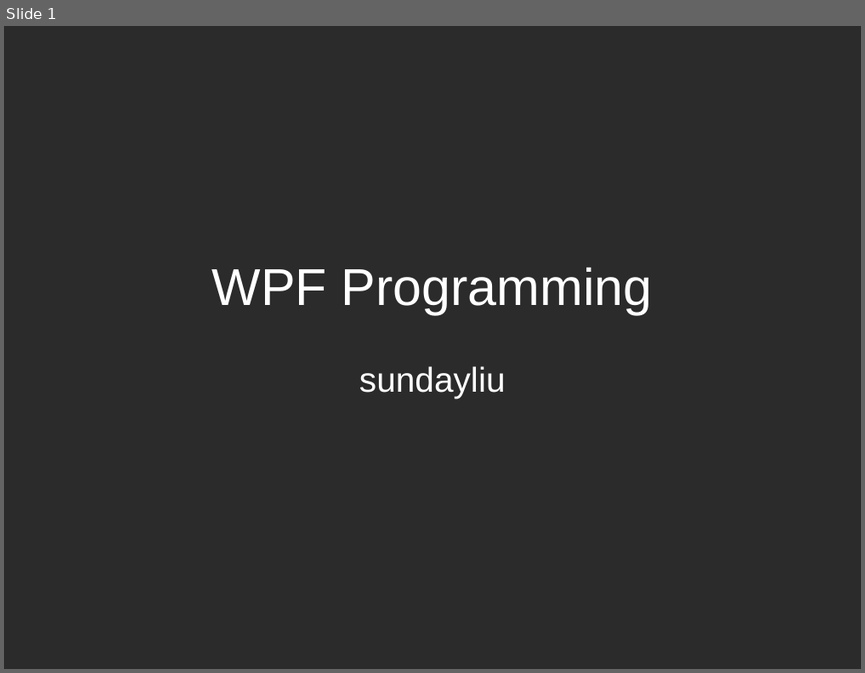
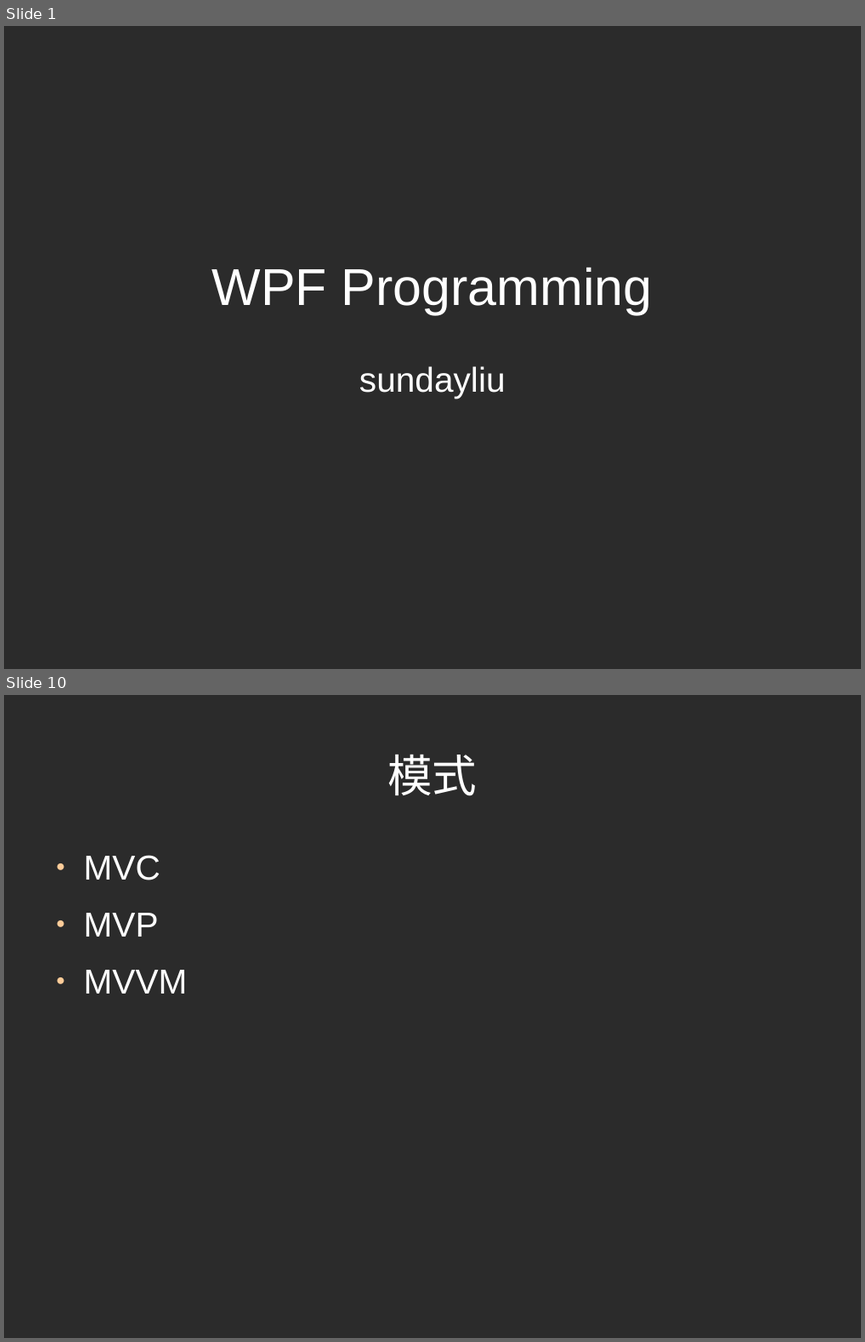
Before and after one commit to martinkro/doc-2017, a slide deck: share/WPF Programming.odp. Shown one above the other, each under a label of ours: slide 1 before the commit, slides 1 and 10 after it; the slides between them are not shown. The pictures are 865x673 and 865x1342 pixels, drawn with LibreOffice and Linux fonts; fonts in the diff are those of the drawing; background and template pictures are left out; a plain dark background stands for a picture behind light text. Boxes give left, top, right and bottom in pixels: in the first picture for what was removed or moved away, otherwise in the second. Text is boxed around its words. In the diff, an @@ line names an element or a change of style, - is before the commit and + after.

```diff
--- a/share/WPF Programming.odp
+++ b/share/WPF Programming.odp
@@ slide 10 added at (4,695,861,1338), background picture (left out) @@
@@ title added at (387,755,477,796), 41.4 pt, text #FFFFFF @@
+模式
@@ text added at (84,855,188,993), 32 pt, text #FFFFFF @@
+● MVC
+● MVP
+● MVVM
```
Also in this commit, not shown: 8 other slides added.
